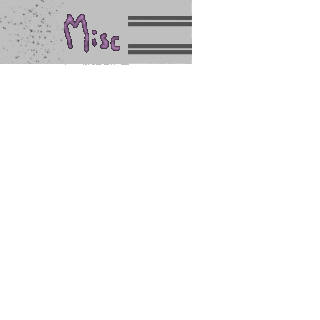
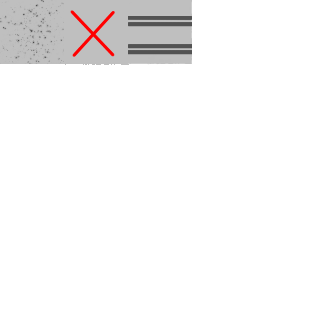
Layer changes from the first 320px x 320px image to the second:
painted on "Misc" over [64, 10, 120, 57]
